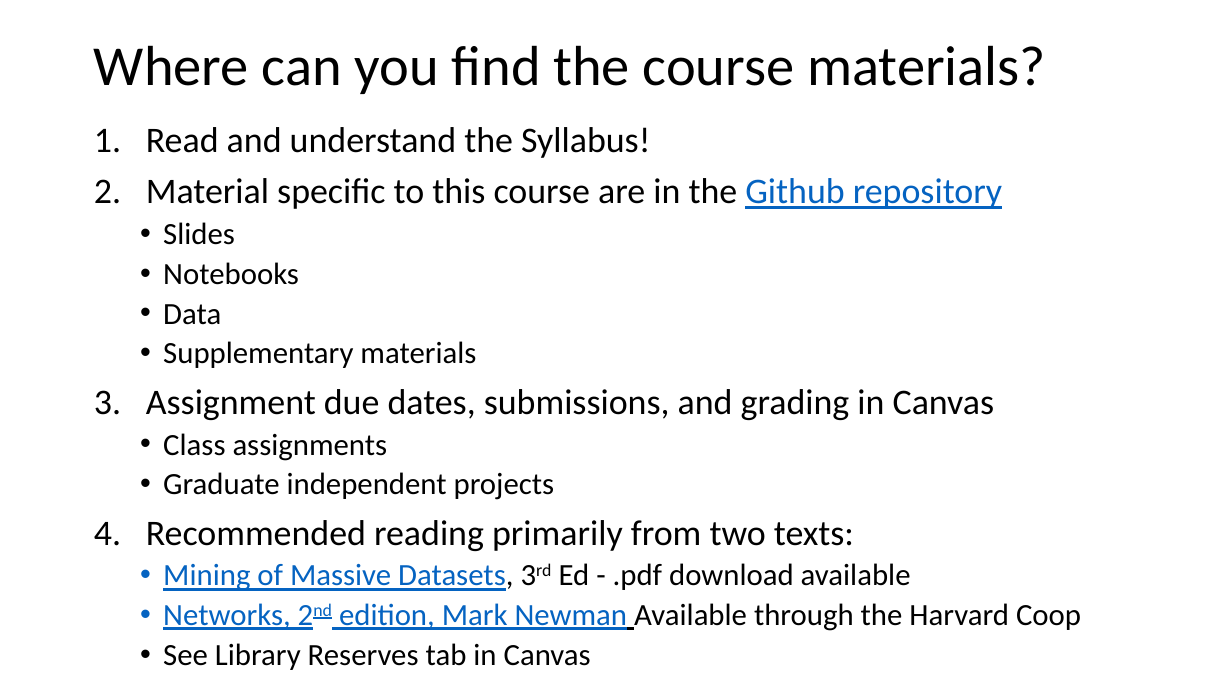
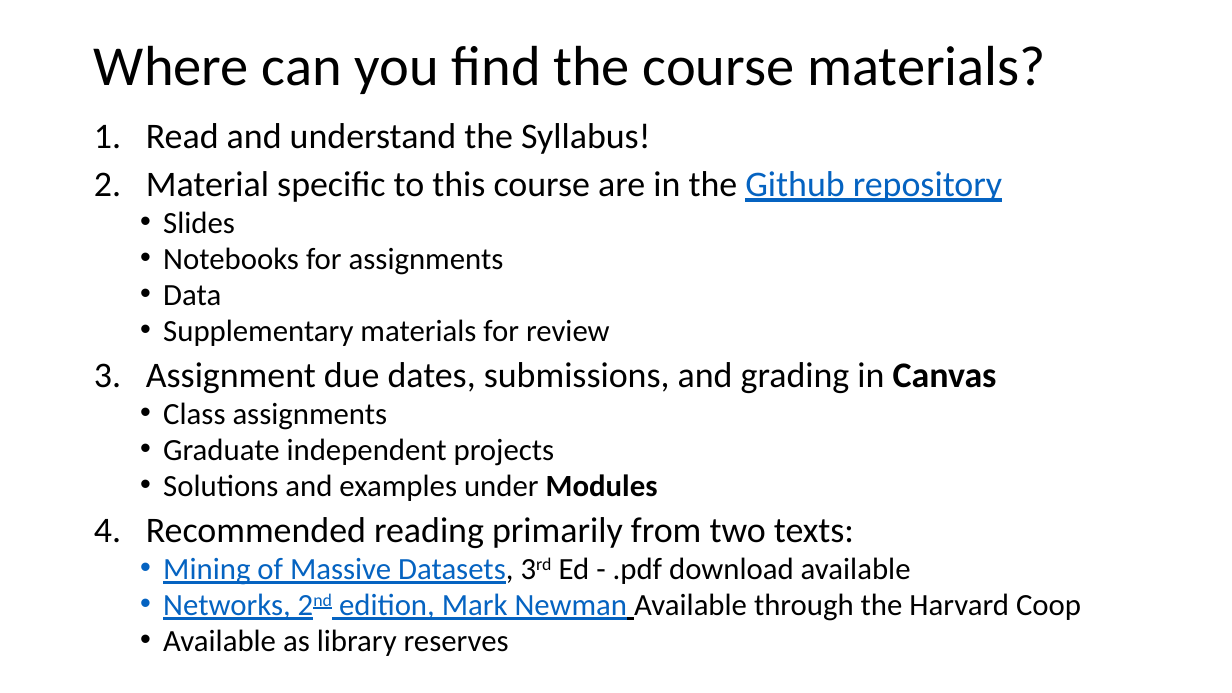
Before and after one commit to StephenElston/CSCI-E-108, a slide deck: slide 17 of slides/1_Introduction.pptx (slide 16 before the commit). Drawn at 1232x693 pixels with LibreOffice and Linux fonts; fonts in the diff are those of the drawing. Boxes give left, top, right and bottom in pixels: in the first picture for what was removed or moved away, otherwise in the second. Text is boxed around its words. In the diff, an @@ line names an element or a change of style, - is before the commit and + after.

```diff
--- a/slides/1_Introduction.pptx
+++ b/slides/1_Introduction.pptx
@@ text at (146,123,1081,621): bold on in "Canvas"; line spacing 0.9 to 0.8 @@
@@ text at (163,247,504,275): text changed @@
-  • Notebooks
+  • Notebooks for assignments
@@ text at (163,319,610,346): text changed @@
-  • Supplementary materials
+  • Supplementary materials for review
@@ text at (163,474,658,501): paragraph added @@
+  • Solutions and examples under Modules
@@ text at (163,629,509,656): text changed @@
-  • See Library Reserves tab in Canvas
+  • Available as library reserves
```
Also in this commit, not shown: 17 other slides changed, 2 slides added.
